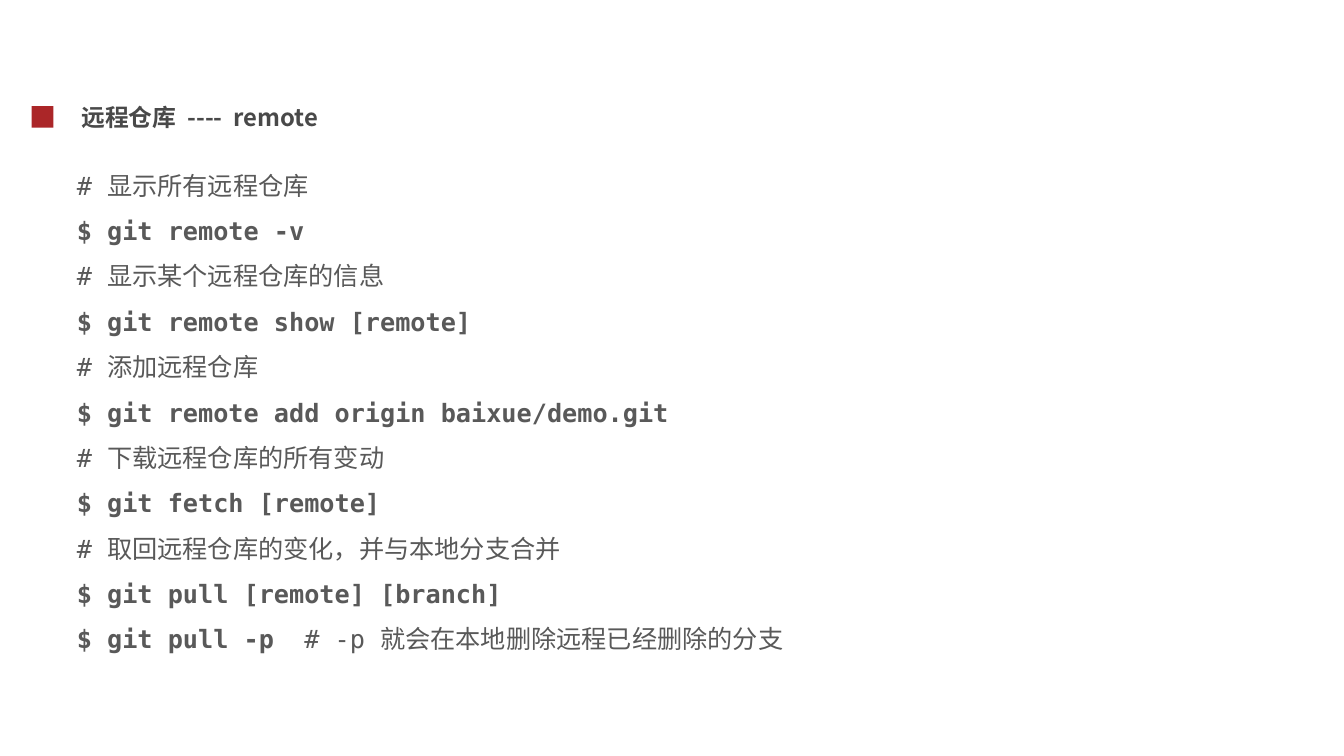
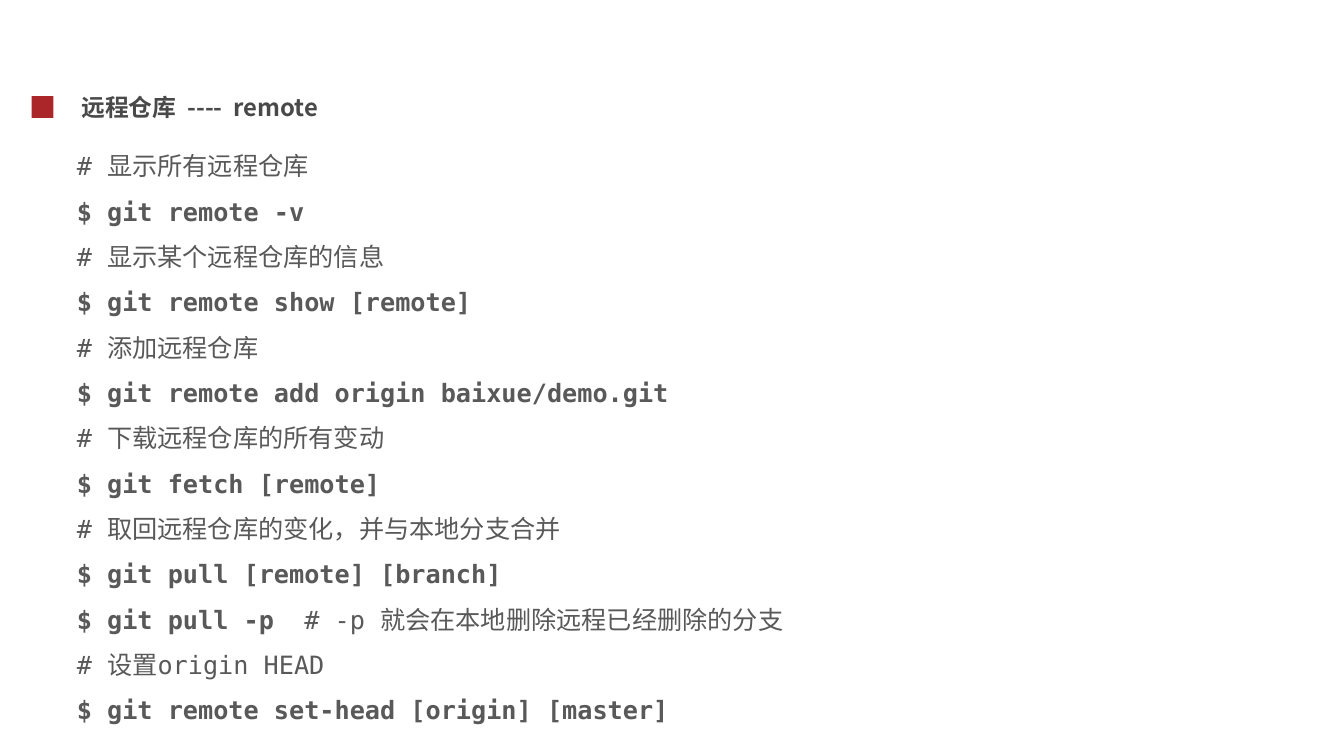
Before and after one commit to cash2one/note-1, a slide deck: slide 21 of toolbox/git使用.ppt. Drawn at 1344x756 pixels with LibreOffice and Linux fonts; fonts in the diff are those of the drawing; background and template pictures are left out. Boxes give left, top, right and bottom in pixels: in the first picture for what was removed or moved away, otherwise in the second. Text is boxed around its words. In the diff, an @@ line names an element or a change of style, - is before the commit and + after.

```diff
--- a/toolbox/git使用.ppt
+++ b/toolbox/git使用.ppt
@@ text "远程仓库 ---- remote": place and size @@
-text "远程仓库 ---- remote" at (81, 105, 319, 128)
+text "远程仓库 ---- remote" at (81, 95, 319, 118)
@@ rectangle: place and size @@
-rectangle at (31, 106, 53, 128)
+rectangle at (31, 96, 53, 118)
@@ text "# 显示所有远程仓库": place and size @@
-text "# 显示所有远程仓库" at (107, 174, 783, 654)
+text "# 显示所有远程仓库" at (107, 154, 783, 724)
@@ text at (107, 653, 668, 724): paragraphs added @@
+# 设置origin HEAD
+$ git remote set-head [origin] [master]
```
Also in this commit, not shown: 9 other slides changed.
